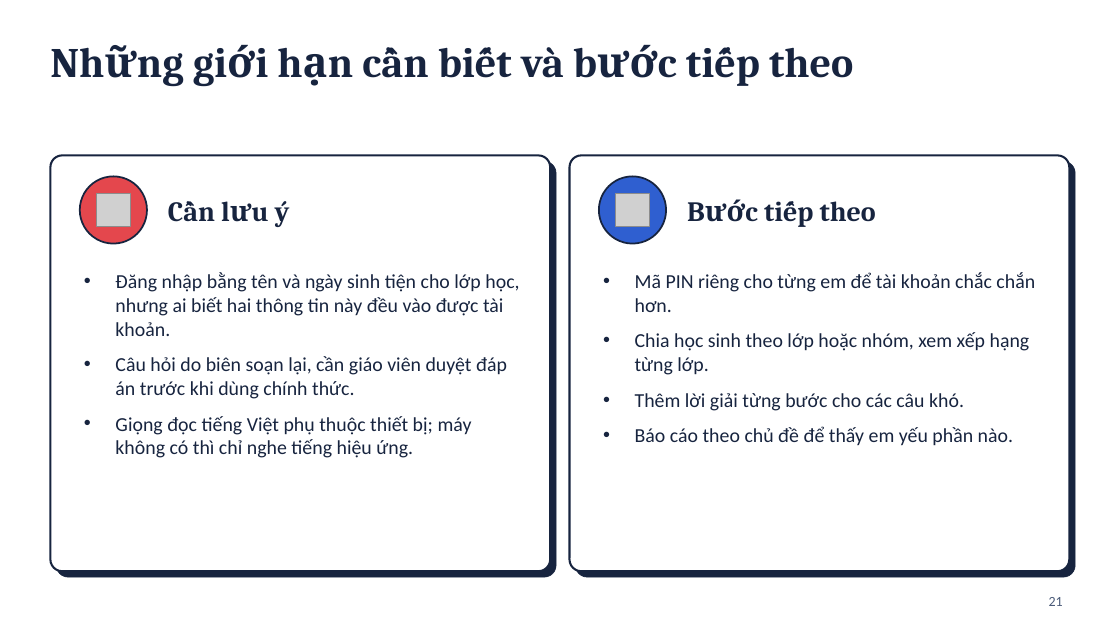
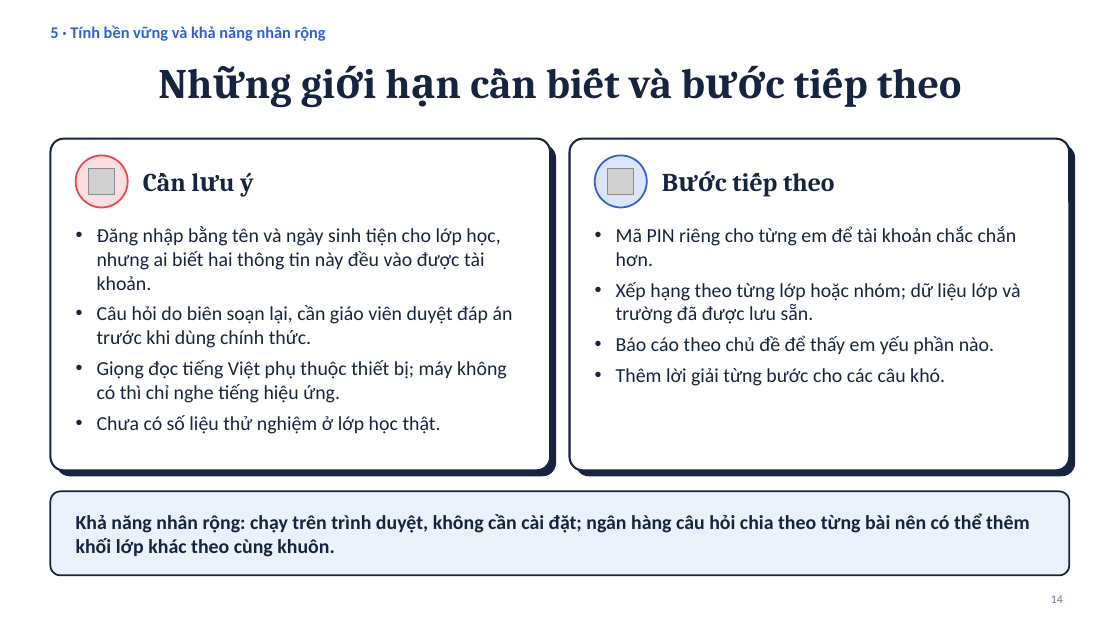
Before and after one commit to Thi2904/tro-ly-toan-4, a slide deck: slide 14 of Gioi-thieu-Sieu-Sao-Toan-4.pptx (slide 21 before the commit). Drawn at 1120x630 pixels with LibreOffice and Linux fonts; fonts in the diff are those of the drawing; grey boxes stand for pictures; background and template pictures are left out. Boxes give left, top, right and bottom in pixels: in the first picture for what was removed or moved away, otherwise in the second. Text is boxed around its words. In the diff, an @@ line names an element or a change of style, - is before the commit and + after.

```diff
--- a/Gioi-thieu-Sieu-Sao-Toan-4.pptx
+++ b/Gioi-thieu-Sieu-Sao-Toan-4.pptx
@@ text added at <box>50,25,326,41</box>, 14 pt, text #2F5FD0, bold @@
+5 · Tính bền vững và khả năng nhân rộng
@@ title "Những giới hạn cần biết ...": place and size @@
-title "Những giới hạn cần biết ..." at <box>521,47,853,78</box>
+title "Những giới hạn cần biết ..." at <box>629,68,961,99</box>
@@ title "Những giới hạn cần biết ..." at <box>629,68,961,99</box>: alignment left to centre; vertical alignment top to middle @@
@@ rounded rectangle: place and size @@
-rounded rectangle at <box>50,155,550,571</box>
+rounded rectangle at <box>50,139,550,471</box>
@@ rounded rectangle at <box>50,139,550,471</box>: proportions changed @@
@@ rounded rectangle: place and size @@
-rounded rectangle at <box>56,161,556,577</box>
+rounded rectangle at <box>56,145,556,476</box>
@@ rounded rectangle at <box>56,145,556,476</box>: outline #17243F 0.5 pt to none; proportions changed @@
@@ rounded rectangle at <box>570,139,1070,471</box>: proportions changed @@
@@ rounded rectangle: place and size @@
-rounded rectangle at <box>570,155,1070,571</box>
+rounded rectangle at <box>570,139,1070,471</box>
@@ rounded rectangle at <box>576,145,1075,476</box>: outline #17243F 0.5 pt to none; proportions changed @@
@@ rounded rectangle: place and size @@
-rounded rectangle at <box>576,161,1075,577</box>
+rounded rectangle at <box>576,145,1075,476</box>
@@ ellipse: place and size @@
-ellipse at <box>80,176,147,244</box>
+ellipse at <box>76,155,128,208</box>
@@ ellipse at <box>76,155,128,208</box>: fill #E4474D to #FBDEDF; outline #17243F 1.5 pt to #E4474D 1.5 pt @@
@@ picture added at <box>88,168,114,194</box> @@
@@ text "Cần lưu ý": place and size @@
-text "Cần lưu ý" at <box>275,201,290,227</box>
+text "Cần lưu ý" at <box>240,172,253,197</box>
@@ text "Cần lưu ý" at <box>240,172,253,197</box>: size 24 to 22 pt @@
@@ ellipse: place and size @@
-ellipse at <box>599,176,666,244</box>
+ellipse at <box>595,155,647,208</box>
@@ ellipse at <box>595,155,647,208</box>: fill #2F5FD0 to #DCE6FA; outline #17243F 1.5 pt to #2F5FD0 1.5 pt @@
@@ picture added at <box>608,168,634,194</box> @@
@@ text "Bước tiếp theo" at <box>783,173,834,191</box>: size 24 to 22 pt @@
@@ text "Bước tiếp theo": place and size @@
-text "Bước tiếp theo" at <box>820,201,876,222</box>
+text "Bước tiếp theo" at <box>783,173,834,191</box>
@@ picture removed at <box>97,193,130,227</box> @@
@@ picture removed at <box>616,193,649,227</box> @@
@@ text "Đăng nhập bằng tên và ...": place and size @@
-text "Đăng nhập bằng tên và ..." at <box>115,272,519,458</box>
+text "Đăng nhập bằng tên và ..." at <box>97,226,513,434</box>
@@ text at <box>97,226,513,403</box>: indent changed; less space between paragraphs; more space between paragraphs @@
@@ text "Mã PIN riêng cho từng ...": place and size @@
-text "Mã PIN riêng cho từng ..." at <box>635,272,1035,446</box>
+text "Mã PIN riêng cho từng ..." at <box>616,226,1020,386</box>
@@ text at <box>616,226,1017,386</box>: indent changed; less space between paragraphs @@
@@ text at <box>616,282,1020,355</box>: text changed @@
-• Chia học sinh theo lớp hoặc nhóm, xem xếp hạng từng lớp.
+• Xếp hạng theo từng lớp hoặc nhóm; dữ liệu lớp và trường đã được lưu sẵn.
+• Báo cáo theo chủ đề để thấy em yếu phần nào.
@@ text at <box>97,415,441,434</box>: paragraph added @@
+• Chưa có số liệu thử nghiệm ở lớp học thật.
@@ text at <box>635,426,1013,446</box>: paragraph removed @@
-• Báo cáo theo chủ đề để thấy em yếu phần nào.
@@ rounded rectangle added at <box>50,492,1070,576</box>, fill #EAF1FB, outline #17243F 1.5 pt @@
@@ text added at <box>76,513,1030,557</box>, 17 pt, text #17243F, bold @@
+Khả năng nhân rộng: chạy trên trình duyệt, không cần cài đặt; ngân hàng câu hỏi chia theo từng bài nên có thể thêm khối lớp khác theo cùng khuôn.
@@ page number at <box>1051,595,1063,603</box>: text changed; size 12 to 10 pt; text colour #4A5A78 to #6B7894 @@
-21
+14
```
Also in this commit, not shown: 9 other slides changed, 5 slides added, 12 slides removed, 2 other files.
